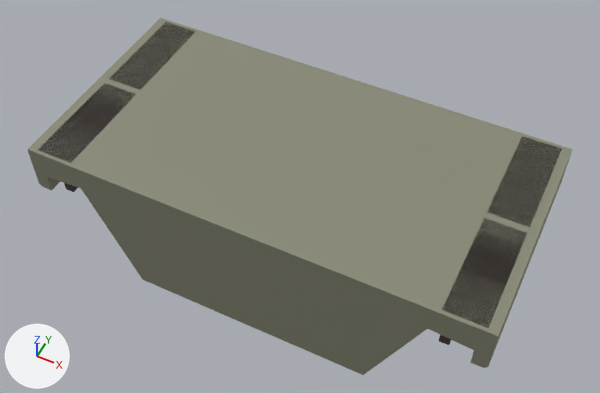
The FBX model unity/Assets/Models/Paths/p411/body_elevated_close.fbx: old version first, new version second.
Both versions are drawn from a 50 mm lens placed at (2.71, -4.17, 6.04), pointed at (-0.01, 1.27, -0.75). Lighting does not change. The marker at lower left points along +X, +Y and +Z. The older version comes first. Where no turn or scale is listed for an object, it has been applied to the vertices.

Objects in the first picture: 'p411_BodyElevatedClose'.
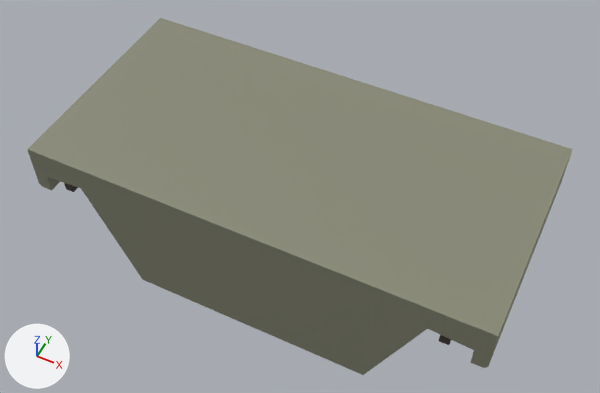
Changed parts and their boxes (x1, y1, x2, y2) in the pictures (600 x 393 px):
part 1 of me_p411_bodyelevatedclose, deleted: before (39, 83, 135, 163)
part 2 of me_p411_bodyelevatedclose, deleted: before (487, 136, 561, 227)
part 3 of me_p411_bodyelevatedclose, deleted: before (110, 22, 196, 90)
part 4 of me_p411_bodyelevatedclose, deleted: before (442, 218, 527, 328)

What the commit changed:
me_p411_bodyelevatedclose is used by ob_p411_bodyelevatedclose; location (0.0, 0.0, 0.0).
me_p411_bodyelevatedclose had 88 vertices, 80 faces and spanned x -2.5..2.5, y 0.0..2.5, z -1.55..0.0.
me_p411_bodyelevatedclose now has 56 vertices, 56 faces and spans x -2.5..2.5, y 0.0..2.5, z -1.55..0.0.
me_p411_bodyelevatedclose part 1: the loose piece of 8 vertices spanning x -2.4..-1.98, y 0.04..1.21, z -0.03..0.0 is deleted.
me_p411_bodyelevatedclose part 2: the loose piece of 8 vertices spanning x 1.98..2.4, y 1.29..2.46, z -0.03..0.0 is deleted.
me_p411_bodyelevatedclose part 3: the loose piece of 8 vertices spanning x -2.4..-1.98, y 1.29..2.46, z -0.03..0.0 is deleted.
me_p411_bodyelevatedclose part 4: the loose piece of 8 vertices spanning x 1.98..2.4, y 0.04..1.21, z -0.03..0.0 is deleted.
